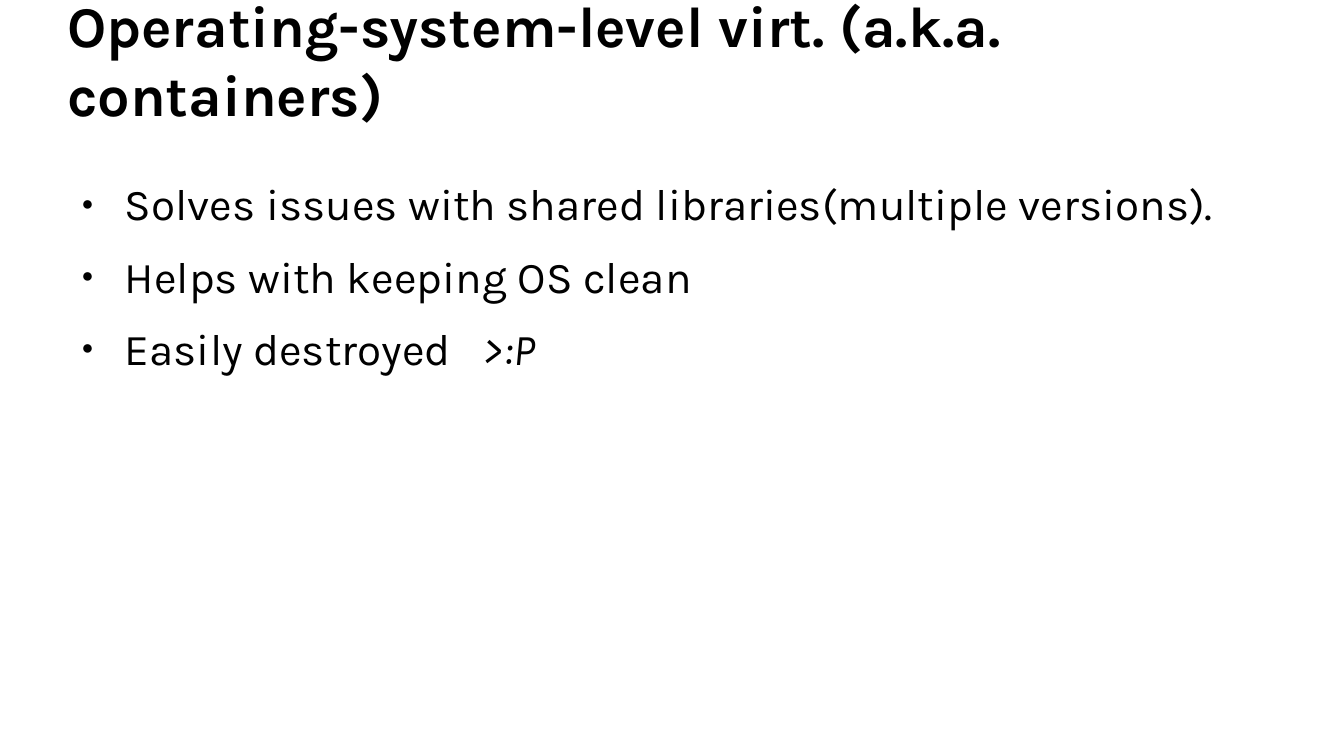
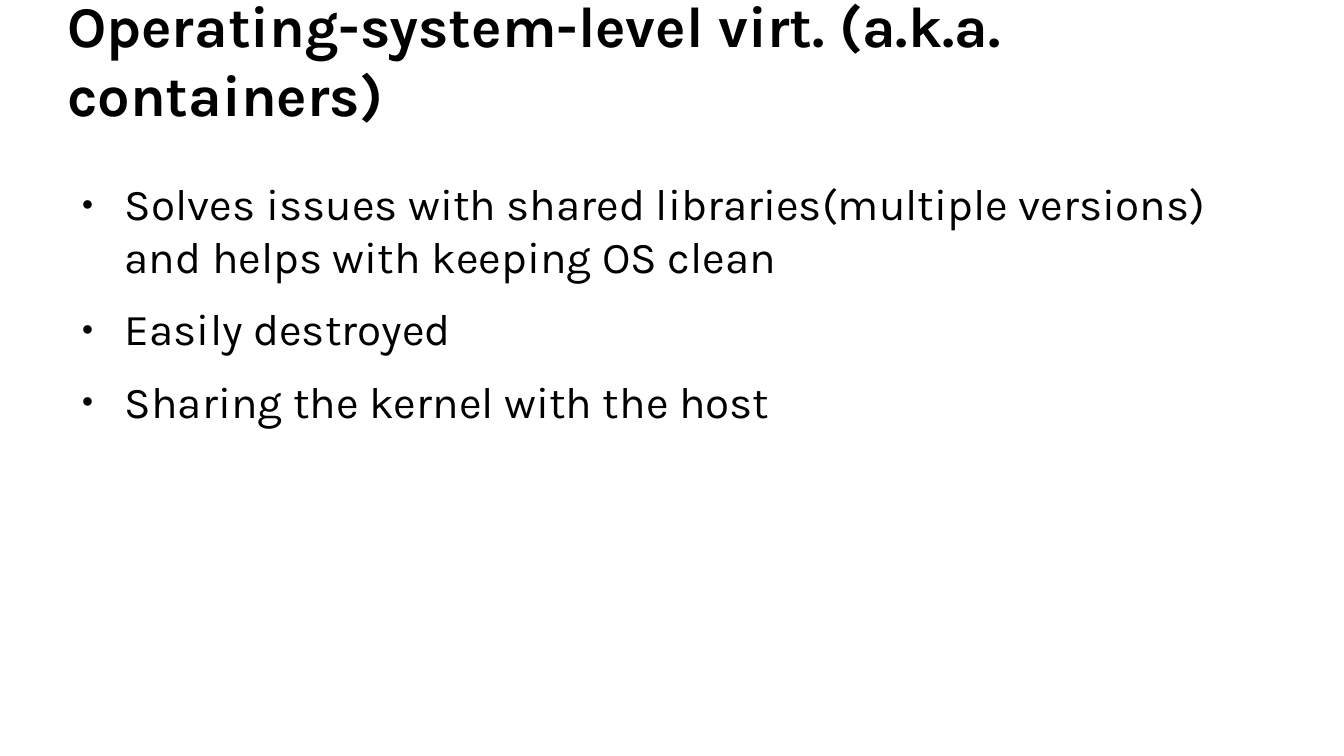
Before and after one commit to djz88/docs, a slide deck: slide 11 of kontejnery/kernel_isolation_linuxdays2017.odp. Drawn at 1344x756 pixels with LibreOffice and Linux fonts; fonts in the diff are those of the drawing; background and template pictures are left out. Boxes give left, top, right and bottom in pixels: in the first picture for what was removed or moved away, otherwise in the second. Text is boxed around its words. In the diff, an @@ line names an element or a change of style, - is before the commit and + after.

```diff
--- a/kontejnery/kernel_isolation_linuxdays2017.odp
+++ b/kontejnery/kernel_isolation_linuxdays2017.odp
@@ text at [125, 188, 1205, 429]: text changed @@
-● Solves issues with shared libraries(multiple versions).
-● Helps with keeping OS clean
-● Easily destroyed >:P
+● Solves issues with shared libraries(multiple versions) and helps with keeping OS clean
+● Easily destroyed
+● Sharing the kernel with the host
```
Also in this commit, not shown: 4 other slides changed, 1 other file.
